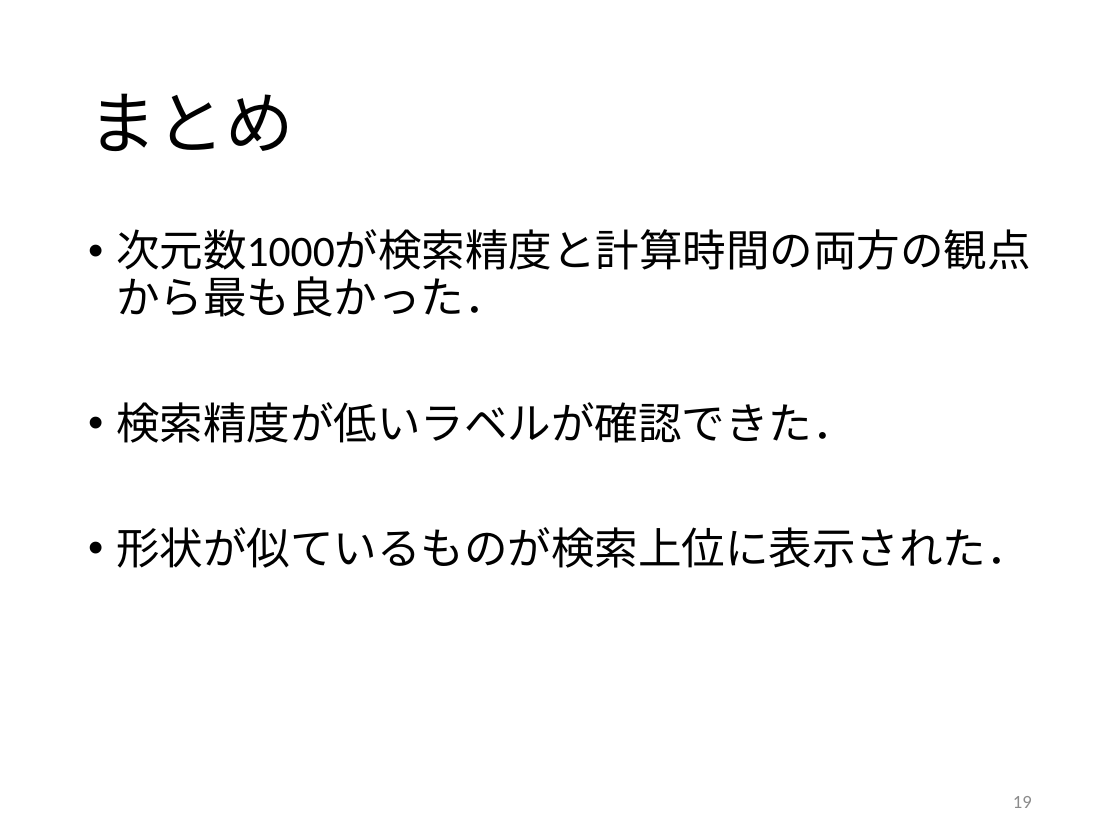
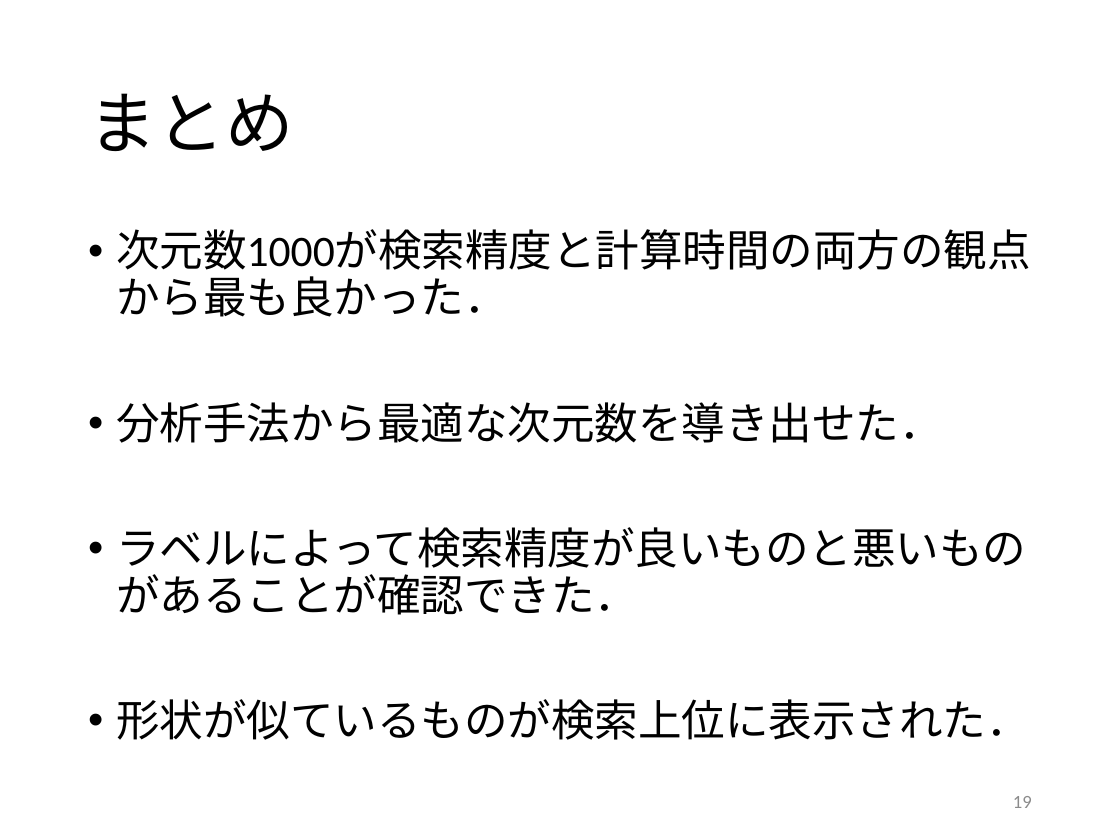
Before and after one commit to kait-takanolab/1821005-yoshioka-thesis, a slide deck: slide 19 of 卒研発表/1821005_0120.pptx. Drawn at 1120x840 pixels with LibreOffice and Linux fonts; fonts in the diff are those of the drawing. Boxes give left, top, right and bottom in pixels: in the first picture for what was removed or moved away, otherwise in the second. Text is boxed around its words. In the diff, an @@ line names an element or a change of style, - is before the commit and + after.

```diff
--- a/卒研発表/1821005_0120.pptx
+++ b/卒研発表/1821005_0120.pptx
@@ text at <box>116,402,1026,615</box>: text changed @@
-• 検索精度が低いラベルが確認できた．
+• 分析手法から最適な次元数を導き出せた．
+• ラベルによって検索精度が良いものと悪いものがあることが確認できた．
```
Also in this commit, not shown: 4 other slides changed.
